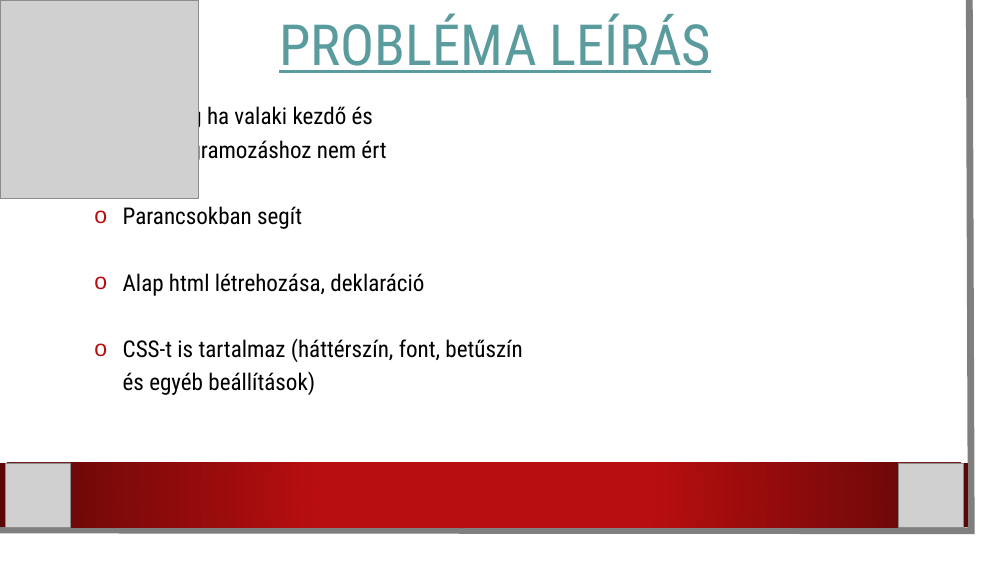
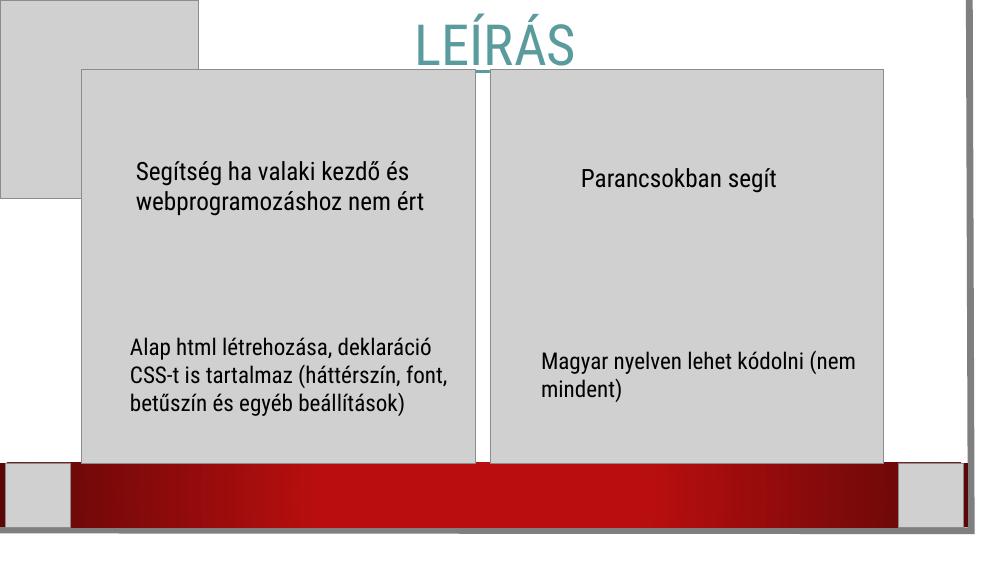
Before and after one commit to karpatililiana/Csapatmunka2.0, a slide deck: slide 3 of Programbemutató.pptx. Drawn at 1008x567 pixels with LibreOffice and Linux fonts; fonts in the diff are those of the drawing; grey boxes stand for pictures; background and template pictures are left out. Boxes give left, top, right and bottom in pixels: in the first picture for what was removed or moved away, otherwise in the second. Text is boxed around its words. In the diff, an @@ line names an element or a change of style, - is before the commit and + after.

```diff
--- a/Programbemutató.pptx
+++ b/Programbemutató.pptx
@@ title at [415, 14, 576, 80]: text changed @@
-PROBLÉMA LEÍRÁS
+LEÍRÁS
@@ picture added at [82, 70, 476, 464] @@
@@ picture added at [490, 70, 884, 464] @@
@@ text removed at [123, 104, 522, 395] @@
-o Segítség ha valaki kezdő és webprogramozáshoz nem ért
-o Parancsokban segít
-o Alap html létrehozása, deklaráció
-o CSS-t is tartalmaz (háttérszín, font, betűszín és egyéb beállítások)
@@ text added at [136, 161, 425, 216], 24 pt, text #000000 @@
+Segítség ha valaki kezdő és webprogramozáshoz nem ért
@@ text added at [581, 168, 777, 193], 24 pt, text #000000 @@
+Parancsokban segít
@@ text added at [130, 337, 447, 416], 22 pt, text #000000 @@
+Alap html létrehozása, deklaráció
+CSS-t is tartalmaz (háttérszín, font, betűszín és egyéb beállítások)
@@ text added at [541, 351, 856, 402], 22 pt, text #000000 @@
+Magyar nyelven lehet kódolni (nem mindent)
```
Also in this commit, not shown: 5 other slides changed.
